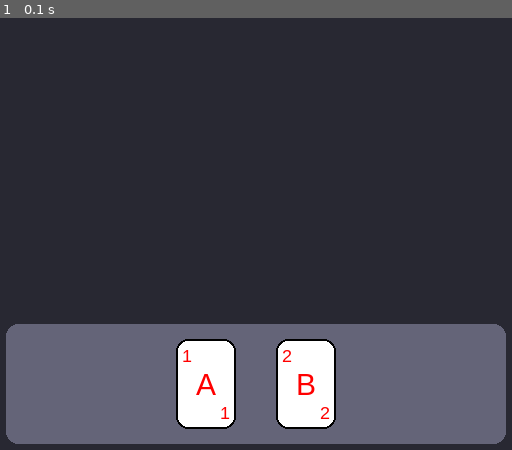
Above: before the commit, frame 1.
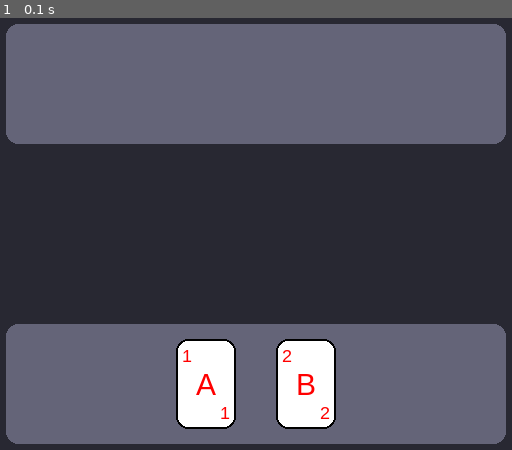
Above: after the commit, the same moment.

Repository: jeomarisaez/pygame-blackjack
Game: pygame game, started from main.py
The game is run twice, just before and just after one commit, with the same random seed, the same clock (stepped at 60 frames per second) and the same inputs.
Inputs:
- Up to frame 1 (0.1 s): no input

The runs differ from the first frame. In frame 1, 27% of the frame differs, in the area x 1-99%, y 1-30%.

Commit message:
refactor: use constantsfor colors and dimensions

Diff:
--- a/ui/ui.py
+++ b/ui/ui.py
@@ -2,6 +2,16 @@
 import sys
 
 class GameUI:
+
+    # colors
+    BACKGROUND = (40, 40, 50)
+    SLOT_COLOR = (100, 100, 120)
+    WHITE = (255,255,255)
+    BLACK = (0,0,0)
+    RED = (255,0,0)
+
+    CARD_SIZE = (60, 90)
+
     def __init__(self):
         pygame.init()
         pygame.font.init()
@@ -12,8 +22,7 @@
         self.running = True
 
         # dimensions
-        self.card_width = 60
-        self.card_height = 90
+        self.card_width, self.card_height = self.CARD_SIZE
 
         self.screen_width = self.screen.get_width()
         self.screen_height = self.screen.get_height()
@@ -24,16 +33,24 @@
         self.screen_center_x = self.screen_width * 0.5
         self.screen_center_y = self.screen_height * 0.5
 
+        # fonts
+        self.card_font = pygame.font.SysFont("Arial", 30)
+        self.corner_font = pygame.font.SysFont("Arial", 18)
+
 
     def run(self):
+        surface = self.screen
+
         while self.running:
             for event in pygame.event.get():
                 if event.type == pygame.QUIT:
                     self.running = False
 
-            self.screen.fill((40, 40, 50))
+
+            self.screen.fill(self.BACKGROUND)
             # creates cards
-            self.display_hand_slot()
+            self.display_hand_slot(self.screen_center_y * 1.5)
+            self.display_hand_slot(self.screen_center_y * 0.5)
             self.show_card("A", 1, (self.screen_center_x - self.card_x_offset) - 50, self.screen_center_y * 1.5 - self.card_y_offset)
             self.show_card("B", 2, (self.screen_center_x - self.card_x_offset) + 50, self.screen_center_y * 1.5 - self.card_y_offset)
             # updates screen so that all blipped elements show
@@ -42,23 +59,23 @@
         pygame.quit()
         # sys.exit()
 
-    def display_card(self, suit, rank, x, y, width=60, height=90):
+    # def display_card(self, suit, rank, x, y, width=60, height=90):
 
-        surface = self.screen
+    #     surface = self.screen
 
-        rect = pygame.Rect(x, y, width, height)
+    #     rect = pygame.Rect(x, y, width, height)
 
-        pygame.draw.rect(surface, (224, 224, 224), rect, border_radius=12)
+    #     pygame.draw.rect(surface, self.SLOT_COLOR rect, border_radius=12)
 
-    def display_hand_slot(self, width=500, height=120):
+    def display_hand_slot(self, y, width=500, height=120):
         slot_x_offset = width / 2
         slot_y_offset = height / 2
 
         surface = self.screen
 
-        rect = pygame.Rect(self.screen_center_x - slot_x_offset, self.screen_center_y * 1.5 - slot_y_offset, width, height)
+        rect = pygame.Rect(self.screen_center_x - slot_x_offset, y - slot_y_offset, width, height)
         # draw the bg filled card slots
-        pygame.draw.rect(surface, (100, 100, 120), rect, border_radius=12)
+        pygame.draw.rect(surface, self.SLOT_COLOR, rect, border_radius=12)
 
 
     def show_card(self, letter, number, x, y, width=60, height=90):
@@ -67,14 +84,14 @@
 
         rect = pygame.Rect(x, y, width, height)
         # draw the bg filled card
-        pygame.draw.rect(surface, (255, 255, 255), rect, border_radius=12)
+        pygame.draw.rect(surface, self.WHITE, rect, border_radius=12)
         # draw the outline uptop
-        pygame.draw.rect(surface, (0, 0, 0), rect, 2, border_radius=12)
+        pygame.draw.rect(surface, self.BLACK, rect, 2, border_radius=12)
 
         # makes a font that's scaled to card height for the suit
         font = pygame.font.SysFont("Arial", height // 3)
         # render letter as surface
-        letter_surf = font.render(letter, True, (255, 0, 0))
+        letter_surf = self.card_font.render(letter, True, self.RED)
         # position it centered
         letter_rect = letter_surf.get_rect(centerx=rect.centerx, centery=rect.centery)
         # stamp the letter onto screen
@@ -83,7 +100,7 @@
         # makes a font that's scaled to card height for the rank
         small_font = pygame.font.SysFont("Arial", height // 5)
         # render number as surface
-        num_surf = small_font.render(str(number), True, (255, 0, 0))
+        num_surf = self.corner_font.render(str(number), True, self.RED)
         # position it on the bottom right
         num_rect_top_left = num_surf.get_rect(left=rect.left + 6, top=rect.top + 6)
         # position it on the top left
